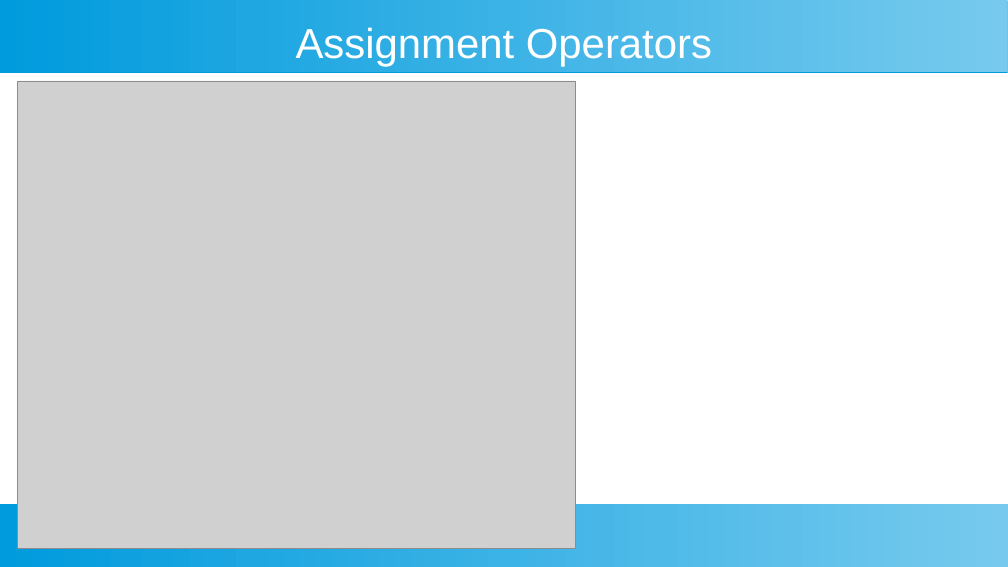
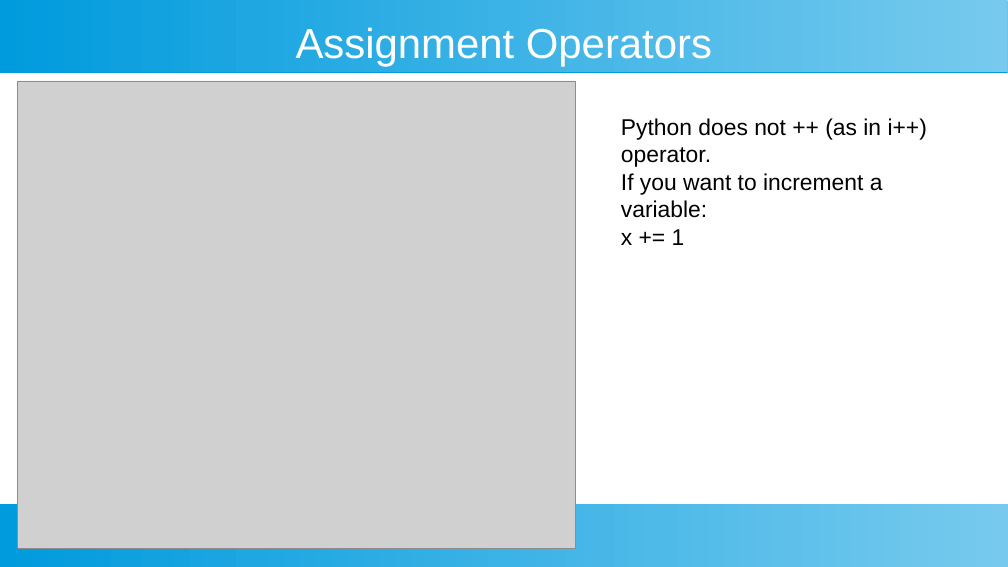
Before and after one commit to ashishjain1547/public_lessons_in_python, a slide deck: slide 5 of Ch 3 - Operators/Operators in Python.odp. Drawn at 1008x567 pixels with LibreOffice and Linux fonts; fonts in the diff are those of the drawing; grey boxes stand for pictures. Boxes give left, top, right and bottom in pixels: in the first picture for what was removed or moved away, otherwise in the second. Text is boxed around its words. In the diff, an @@ line names an element or a change of style, - is before the commit and + after.

```diff
--- a/Ch 3 - Operators/Operators in Python.odp
+++ b/Ch 3 - Operators/Operators in Python.odp
@@ text added at <box>621,118,927,245</box>, 18 pt, text #000000 @@
+Python does not ++ (as in i++) operator.
+If you want to increment a variable:
+x += 1
```
Also in this commit, not shown: 3 other slides changed, 4 other files.
